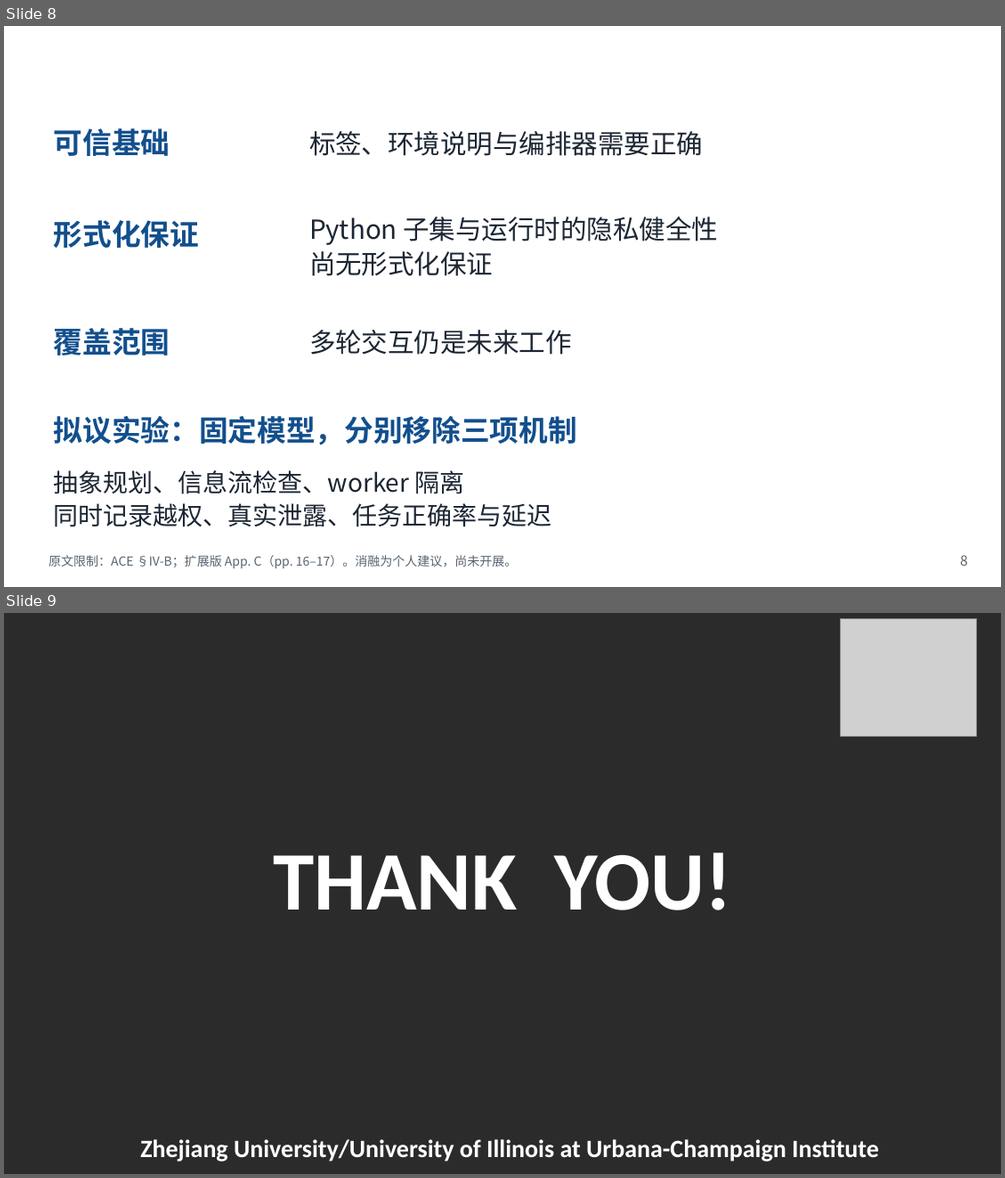
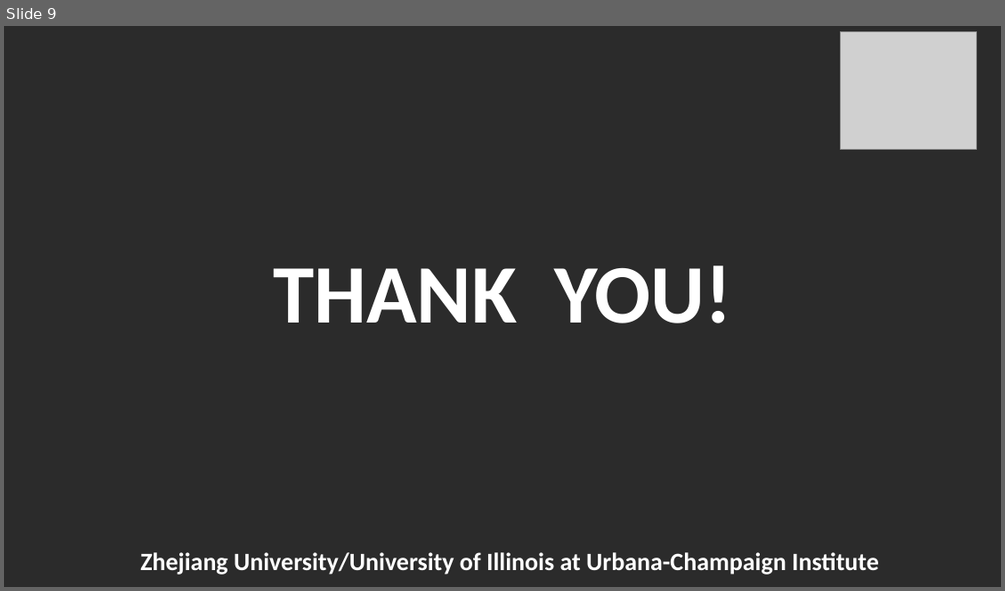
Before and after one commit to Novakru/ZJU-assignment-reports, a slide deck: submission/presentation.pptx. Shown one above the other, each under a label of ours: slides 8 and 9 before the commit, slide 9 after it. The pictures are 1005x1178 and 1005x591 pixels, drawn with LibreOffice and Linux fonts; fonts in the diff are those of the drawing; grey boxes stand for pictures; background and template pictures are left out; a plain dark background stands for a picture behind light text. Boxes give left, top, right and bottom in pixels: in the first picture for what was removed or moved away, otherwise in the second. Text is boxed around its words. In the diff, an @@ line names an element or a change of style, - is before the commit and + after.

```diff
--- a/submission/presentation.pptx
+++ b/submission/presentation.pptx
@@ slide 8 removed at (x1=4, y1=26, x2=1001, y2=587), background #FFFFFF @@
@@ text removed at (x1=36, y1=30, x2=784, y2=69) @@
-个人评析与后续验证
@@ text removed at (x1=913, y1=28, x2=979, y2=66) @@
-ZJUI
@@ text removed at (x1=54, y1=128, x2=170, y2=156) @@
-可信基础
@@ text removed at (x1=309, y1=131, x2=703, y2=156) @@
-标签、环境说明与编排器需要正确
@@ text removed at (x1=54, y1=220, x2=199, y2=248) @@
-形式化保证
@@ text removed at (x1=309, y1=216, x2=719, y2=276) @@
-Python 子集与运行时的隐私健全性
-尚无形式化保证
@@ text removed at (x1=54, y1=328, x2=170, y2=355) @@
-覆盖范围
@@ text removed at (x1=309, y1=329, x2=572, y2=354) @@
-多轮交互仍是未来工作
@@ text removed at (x1=54, y1=416, x2=577, y2=445) @@
-拟议实验：固定模型，分别移除三项机制
@@ text removed at (x1=54, y1=470, x2=552, y2=527) @@
-抽象规划、信息流检查、worker 隔离
-同时记录越权、真实泄露、任务正确率与延迟
@@ text removed at (x1=48, y1=555, x2=518, y2=568) @@
-原文限制：ACE §IV-B；扩展版 App. C（pp. 16–17）。消融为个人建议，尚未开展。
@@ text removed at (x1=960, y1=555, x2=968, y2=565) @@
-8
```
Also in this commit, not shown: 5 slides changed, 5 slides added, 4 other slides removed, 17 other files.
